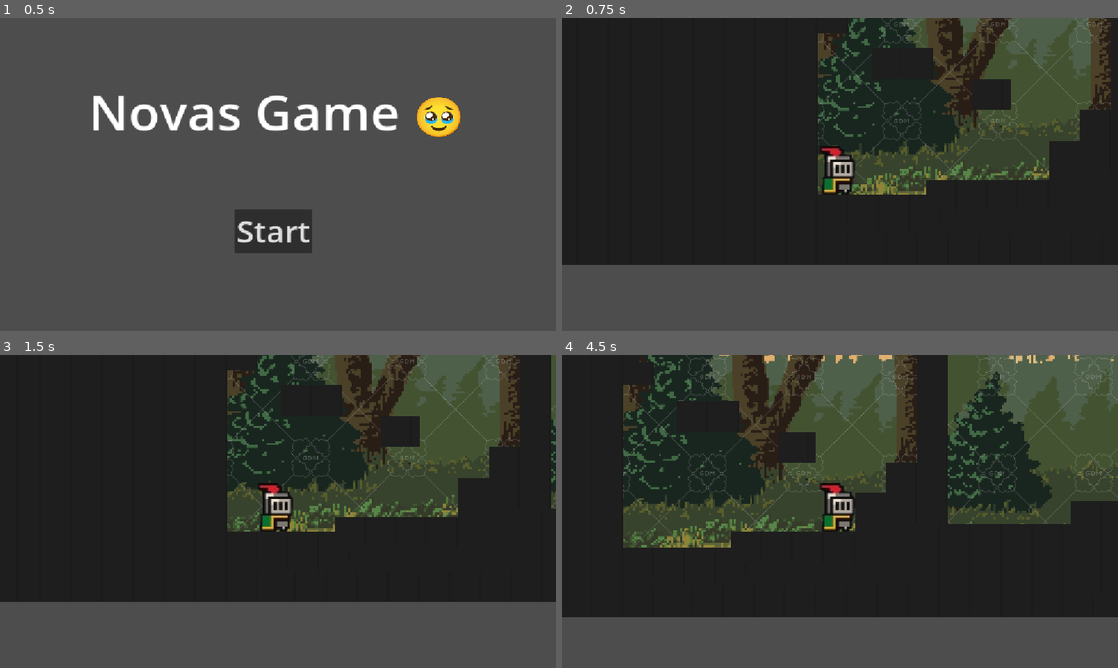
Above: before the commit, frames 1-4 (two rows, left to right).
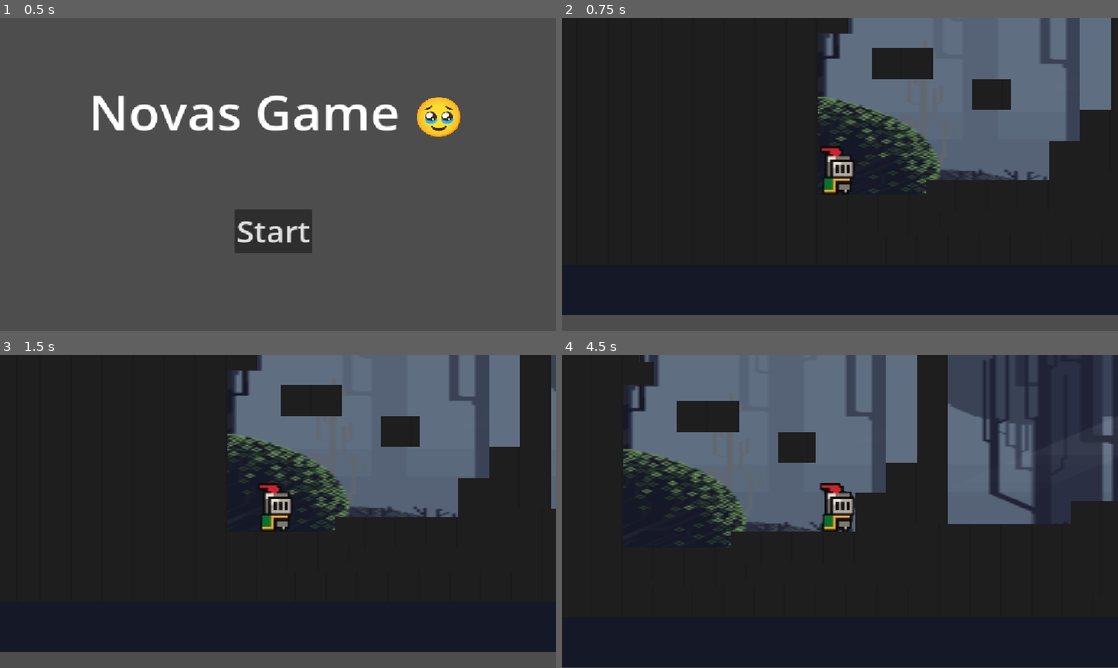
Above: after the commit, the same moments.

Repository: Avi823/novagodotgame
Game: Godot game, scene res://start_menu.tscn
Same seed, same stepped clock (60 frames per second), same inputs: the game is played once before the commit and once after it.
Inputs (mouse positions are in pixels of both pictures, inside the frame that each line leads up to):
- Up to frame 1 (0.5 s): no input
- Up to frame 2 (0.75 s): click "Start" at 0.5 s
- Up to frame 3 (1.5 s): tap Enter at 1.25 s; move the mouse to (400, 495) at 1.27 s; hold Right from 1.28 s (still down); tap Alt at 1.35 s; click (400, 495) at 1.42 s
- Up to frame 4 (4.5 s): tap Up at 1.52, 2.27, 3.77 s; move the mouse to (728, 527) at 2.02 s; tap Shift at 2.1, 3.6 s; move the mouse to (895, 442) at 2.77 s; release Right at 2.78 s; hold Left 2.78-3.53 s; tap Alt at 2.85, 4.35 s; move the mouse to (812, 574) at 3.52 s; hold Right from 3.53 s (still down); click (812, 574) at 3.67 s; move the mouse to (1006, 558) at 4.27 s

Frame 1 is identical in both runs. In frame 2, 37% of the frame differs, in the area x 0-100%, y 0-95%; in frame 3, 38%; in frame 4, 54%, in the area x 0-100%, y 0-100%.

Commit message:
copyright issue fix

Diff:
--- a/main.tscn
+++ b/main.tscn
@@ -1,7 +1,7 @@
 [gd_scene format=4 uid="uid://dhg0wpqtkc3tp"]
 
 [ext_resource type="Texture2D" uid="uid://pbmiit6n0tiv" path="res://Screenshot_2026-09-14_164848-removebg-preview.png" id="1_0xm2m"]
-[ext_resource type="Texture2D" uid="uid://cy43c3uuksiol" path="res://e928718a79775325fe334669e96a7a61f20fed6a.png" id="1_h2yge"]
+[ext_resource type="Texture2D" uid="uid://xnm42te5k26y" path="res://addons/Background.png" id="1_4c57u"]
 [ext_resource type="Texture2D" uid="uid://cmqgv5qh1qp8y" path="res://Screenshot 2026-09-13 152956.png" id="2_0xm2m"]
 [ext_resource type="Texture2D" uid="uid://db7kp8v45vy7l" path="res://Spike-Sprite.png" id="4_1bvp3"]
 [ext_resource type="AudioStream" uid="uid://xetu7e4xkvbd" path="res://addons/ihatetuesdays-jungle-ish-beat-for-video-games-314073.mp3" id="4_4c57u"]
@@ -104,11 +104,12 @@
 repeat_times = 2
 
 [node name="TextureRect" type="TextureRect" parent="Parallax2D" unique_id=1272385444]
-offset_left = 258.0
-offset_top = 193.0
-offset_right = 298.0
-offset_bottom = 233.0
-texture = ExtResource("1_h2yge")
+offset_left = 928.0
+offset_top = -957.0
+offset_right = 2657.0
+offset_bottom = -164.0
+scale = Vector2(3.5999992, 2.8400006)
+texture = ExtResource("1_4c57u")
 
 [node name="Player" type="CharacterBody2D" parent="." unique_id=862761837]
 position = Vector2(258, 193)
--- a/project.godot
+++ b/project.godot
@@ -53,4 +53,5 @@
 [rendering]
 
 rendering_device/driver.windows="d3d12"
-renderer/rendering_method="mobile"
+renderer/rendering_method="gl_compatibility"
+renderer/rendering_method.mobile="gl_compatibility"
Binary file added: addons/Background.png
Not shown, added: addons/Background.png.import
Not shown, added: export_presets.cfg
Binary file added: index.apple-touch-icon.png
Not shown, added: index.apple-touch-icon.png.import
Binary file added: index.icon.png
Not shown, added: index.icon.png.import
Binary file added: index.png
Not shown, added: index.png.import
Not shown, added: index.audio.position.worklet.js
Not shown, added: index.audio.worklet.js
Not shown, added: index.html
(and 3 more such lines)
